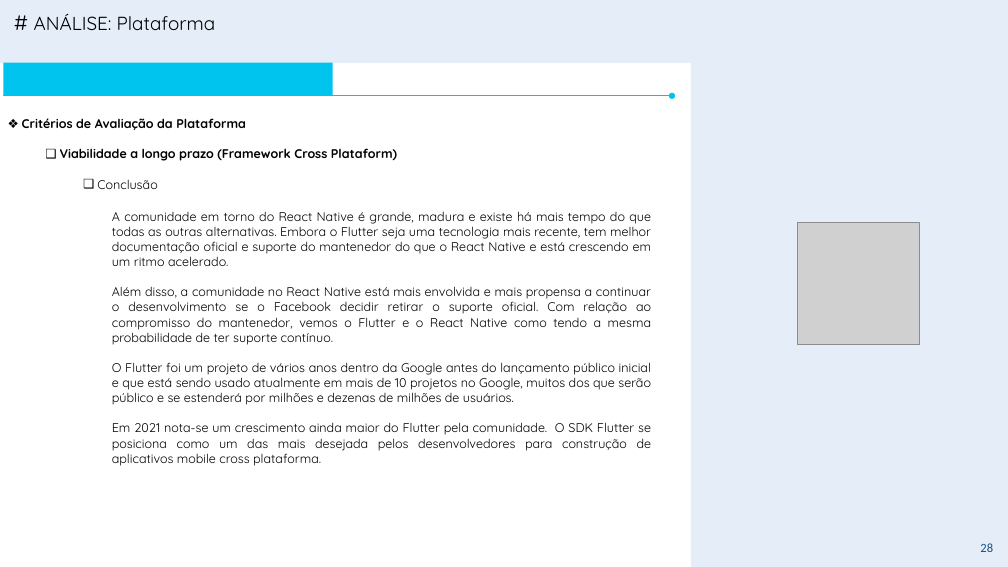
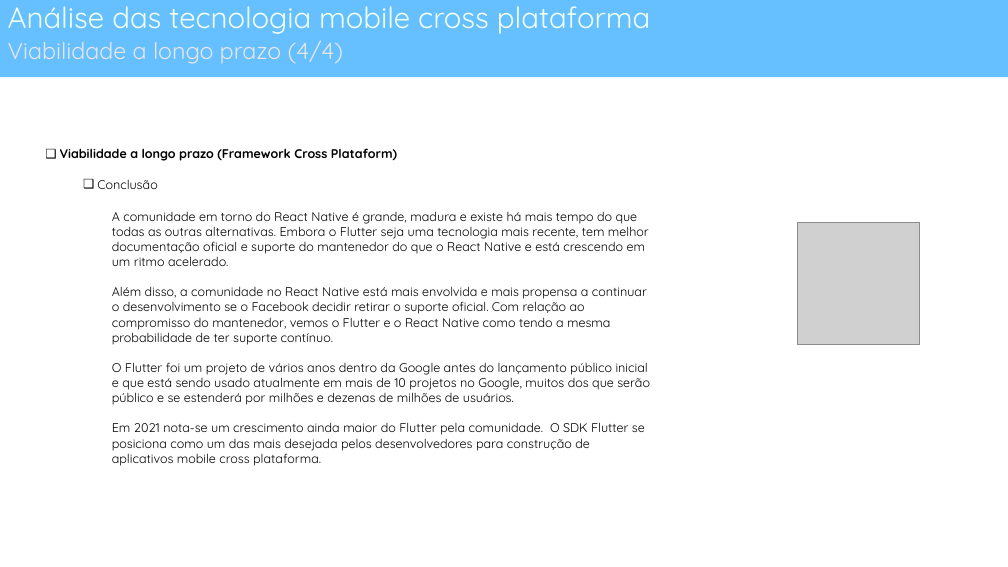
Before and after one commit to andrelcalves/reference_architectures, a slide deck: slide 28 of plataforma mobile/VR - SUPERAPP V1.0.pptx. Drawn at 1008x567 pixels with LibreOffice and Linux fonts; fonts in the diff are those of the drawing; grey boxes stand for pictures; background and template pictures are left out. Boxes give left, top, right and bottom in pixels: in the first picture for what was removed or moved away, otherwise in the second. Text is boxed around its words. In the diff, an @@ line names an element or a change of style, - is before the commit and + after.

Commit message:
arquitetura superapp mobile

```diff
--- a/plataforma mobile/VR - SUPERAPP V1.0.pptx
+++ b/plataforma mobile/VR - SUPERAPP V1.0.pptx
@@ background #FFFFFF to #FFFFFF at 50% opacity @@
@@ rectangle: place and size @@
-rectangle at [0,0,1008,63]
+rectangle at [0,0,1008,77]
@@ rectangle at [0,0,1008,77]: fill #558ED5 at 15% opacity to #66BFFF @@
@@ title added at [8,6,650,34], 28 pt, text #EFFFF1 @@
+Análise das tecnologia mobile cross plataforma
@@ text removed at [34,14,216,30] @@
-# ANÁLISE: Plataforma
@@ subtitle added at [8,40,343,64], 22.2 pt, text #E7E6E6 @@
+Viabilidade a longo prazo (4/4)
@@ rectangle removed at [3,63,333,96] @@
@@ rectangle removed at [691,63,1008,567] @@
@@ arrow removed from (3, 96) to (672, 96) @@
@@ text removed at [22,118,246,130] @@
-❖ Critérios de Avaliação da Plataforma
@@ text "A comunidade em torno do ..." at [112,211,650,466]: alignment justified to left @@
@@ page number removed at [980,543,993,552] @@
-28
```
Also in this commit, not shown: 40 other slides changed, 11 slides added, 2 slides removed, 1 other file.
